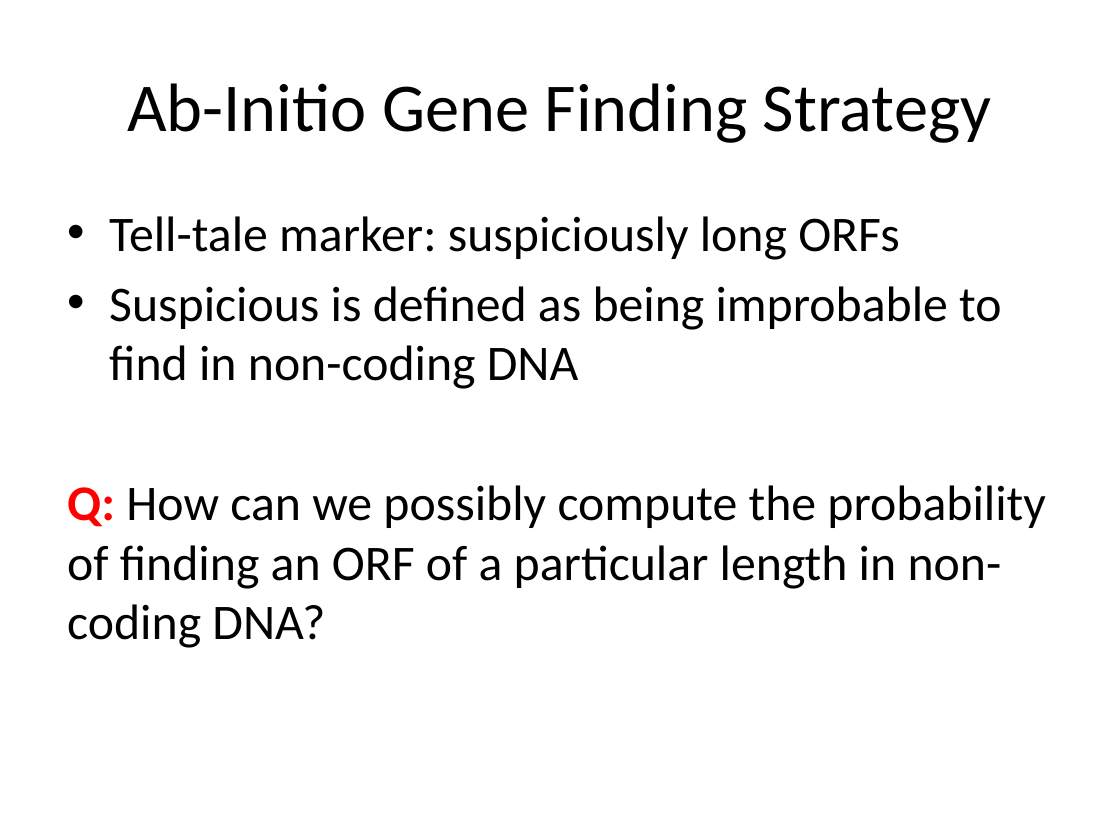
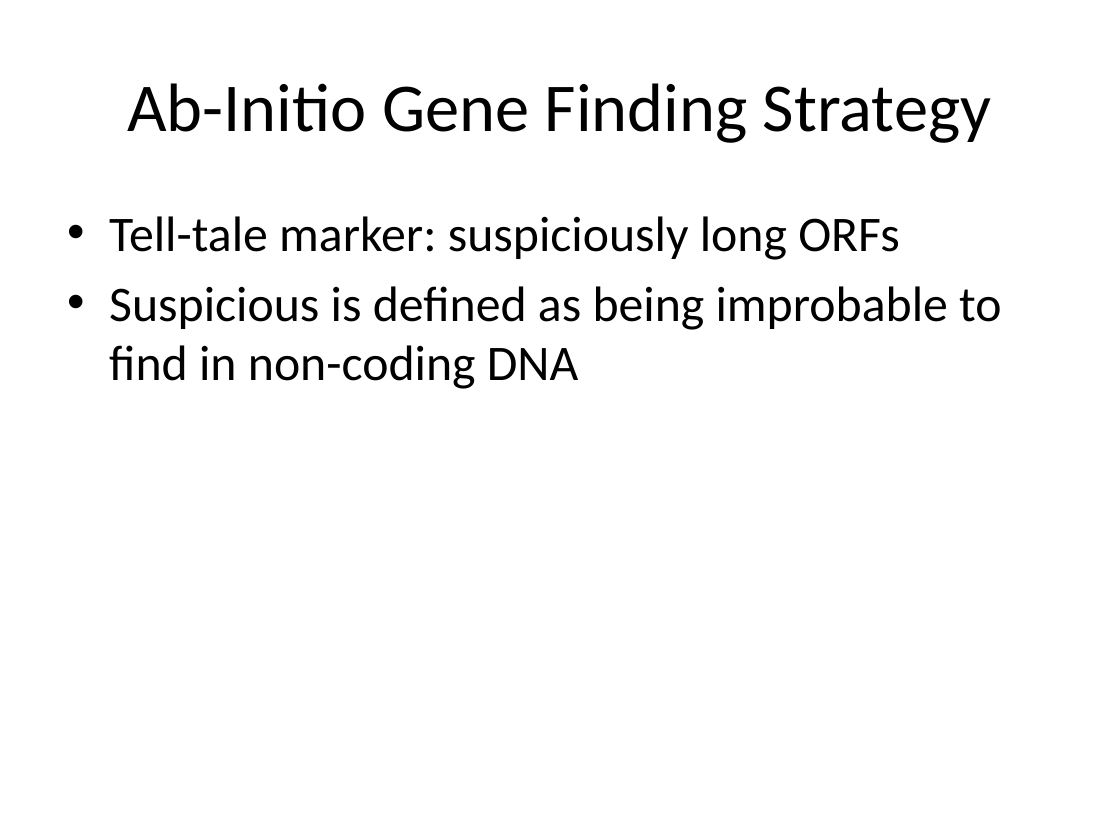
Before and after one commit to sd17fall/softdes.web, a slide deck: slide 23 of files/slides/Day02.pptx. Drawn at 1120x840 pixels with LibreOffice and Linux fonts; fonts in the diff are those of the drawing. Boxes give left, top, right and bottom in pixels: in the first picture for what was removed or moved away, otherwise in the second. Text is boxed around its words. In the diff, an @@ line names an element or a change of style, - is before the commit and + after.

```diff
--- a/files/slides/Day02.pptx
+++ b/files/slides/Day02.pptx
@@ text at (67,485,1045,648): paragraph removed @@
-Q: How can we possibly compute the probability of finding an ORF of a particular length in non-coding DNA?
```
Also in this commit, not shown: 8 other slides changed, 1 slide added, 1 slide removed, 1 other file.
